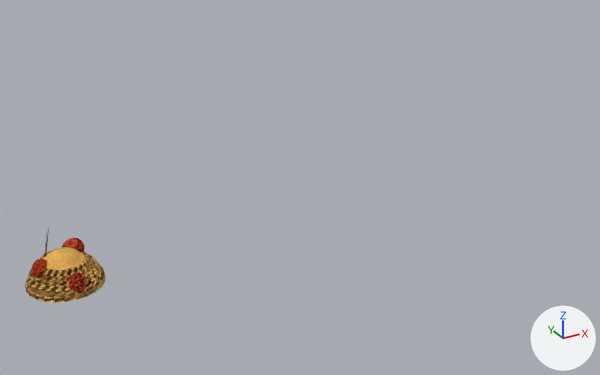
The FBX model Mrowisko/Mrowisko/MrowiskoContent/Models/h3.FBX, before and after one commit.
One viewpoint serves both versions: a 50 mm lens placed at (-36.8, -35.4, 16.2), pointed at (-18.6, -2.4, -0.3). The lights are fixed; the arrows at lower right show +X, +Y and +Z. Where no turn or scale is listed for an object, it has been applied to the vertices.

Names of what the first picture shows: 'Cone001', 'Cone002', 'Cone003', 'japko', 'japko001', 'japko002'.
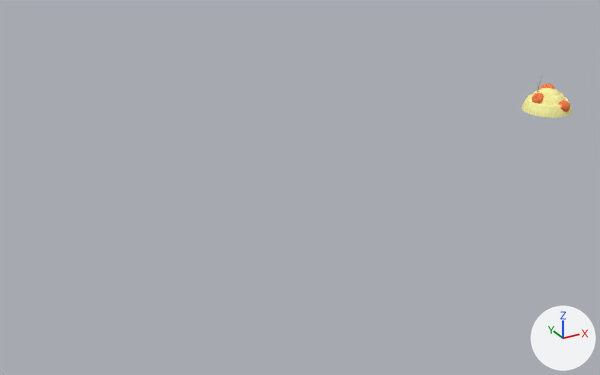
The change in detail:
Picture 'h3_tex.jpg' (img_h3_tex_jpg) is new.
Material 'Material #192' (mat_material__192) is new.
Its texture is img_h3_tex_jpg.
Its roughness is 0.859.
Material 'Material #193' (mat_material__193) is new.
Its texture is img_h3_tex_jpg.
Its roughness is 0.859.
Material 'Material #194' (mat_material__194) is new.
Its texture is img_h3_tex_jpg.
Its roughness is 0.859.
me_mesh_001 is used by ob_cone001; location (-31.21, -6.71, 0.04).
me_mesh_001 had 336 vertices, 668 faces and spanned x -1.5..1.5, y -1.5..1.5, z 0.02..1.36.
me_mesh_001 now has 1616 vertices, 3228 faces and spans x -1.5..1.5, y -1.51..1.5, z 0.02..2.2.
me_mesh_001 part 1: 3 vertices moved from x -1.02..-0.86, y -0.27..-0.23, z 0.66..1.03 to x -0.94..-0.75, y -0.4..-0.37, z 0.71..1.01; 13 vertices removed from x -1.16..-0.63, y -0.29..0.26, z 0.65..1.1; 538 vertices added at x -1.21..-0.3, y -0.43..0.59, z 0.65..2.2.
me_mesh_001 part 2: 3 vertices moved from x 0.17..0.7, y 0.4..0.7, z 0.81..1.22 to x 0.13..0.75, y 0.41..0.74, z 0.66..1.23; 16 vertices removed from x 0.21..0.85, y 0.29..0.86, z 0.69..1.22; 525 vertices added at x 0.12..0.98, y 0.24..1.08, z 0.65..1.38.
me_mesh_001 part 3: 4 vertices moved from x 0.0..0.33, y -1.23..-1.12, z 0.58..0.69 to x -0.16..0.49, y -1.25..-1.02, z 0.58..0.69; 8 vertices removed from x 0.0..0.36, y -1.37..-1.02, z 0.4..0.69; 254 vertices added at x -0.18..0.5, y -1.51..-0.93, z 0.25..0.88.
me_mesh_001 part 4: 219 faces spanning x -1.5..1.46, y -1.5..1.5, z 0.02..1.36 switch from mat_material__111 (picture img_apfel_tex_schemed_jpg) to mat_material__193 (picture img_h3_tex_jpg).
me_mesh_001 now uses material mat_material__192 (picture img_h3_tex_jpg).
me_mesh_001 now uses material mat_material__194 (picture img_h3_tex_jpg).
Object 'Cone001' (ob_cone001) moves from (-31.21, -6.71, 0.04) to (0.0, 0.0, 0.04).
Object 'japko002' (ob_japko002) is deleted.
Object 'Cone004' (ob_cone004) is deleted.
Object 'Cone003' (ob_cone003) is deleted.
Object 'japko001' (ob_japko001) is deleted.
Object 'Cone002' (ob_cone002) is deleted.
Object 'japko' (ob_japko) is deleted.

Location of each change, (x1, y1, x2, y2) in pixels of the pictures (600 x 375 px):
'Cone001', reshaped, moved (37% narrower, 20% shorter): before (25, 247, 106, 302); after (521, 74, 572, 118)
'japko002', deleted: before (67, 273, 86, 292)
'japko001', deleted: before (31, 259, 47, 278)
'japko', deleted: before (61, 238, 84, 252)
'Cone002', deleted: before (45, 229, 49, 257)
part 1 of me_mesh_001, built on: before (31, 258, 51, 280); after (530, 74, 546, 105)
part 2 of me_mesh_001, built on: before (62, 247, 87, 254); after (538, 84, 555, 91)
part 3 of me_mesh_001, built on: before (64, 270, 91, 297); after (556, 97, 571, 114)
part 4 of me_mesh_001, recoloured: before (26, 249, 104, 302); after (523, 88, 571, 118)
